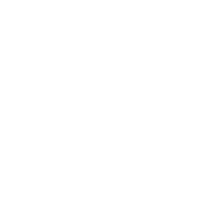
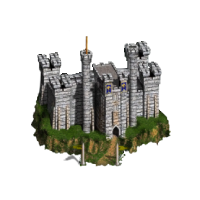
Layered file, before and after one edit (200x200). Changes by layer:
added layer "Layer 6" above "castle" over 31, 36, 171, 167
showed "castle" over 31, 36, 169, 164
